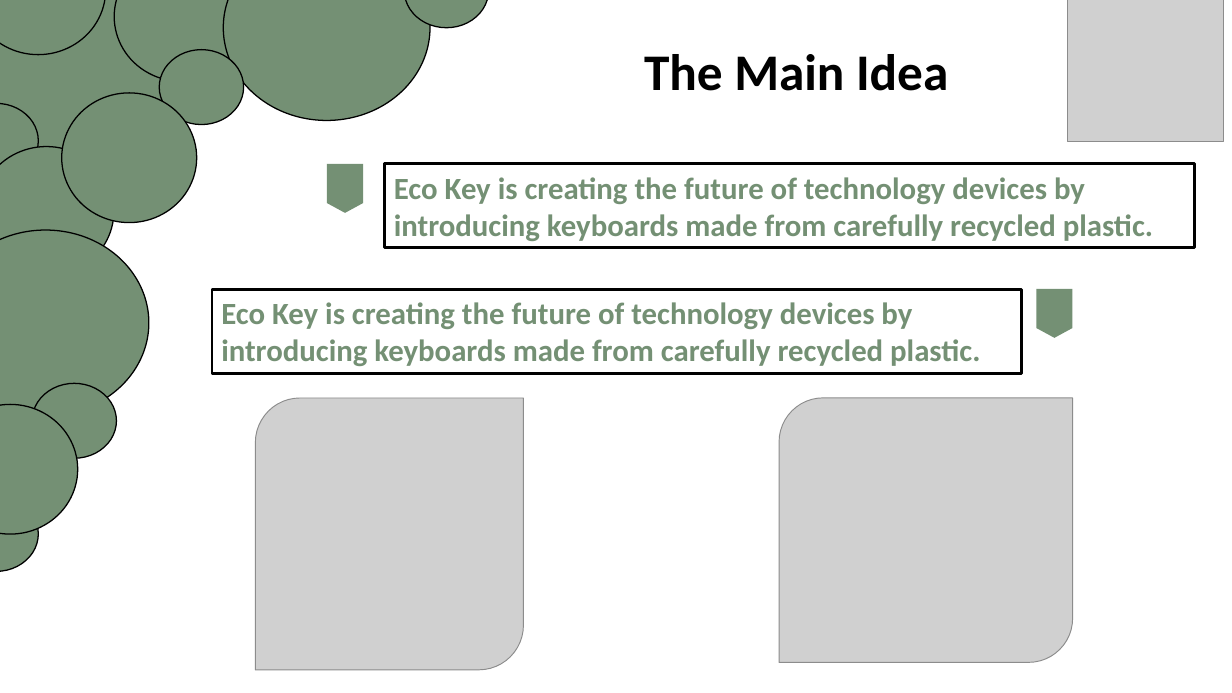
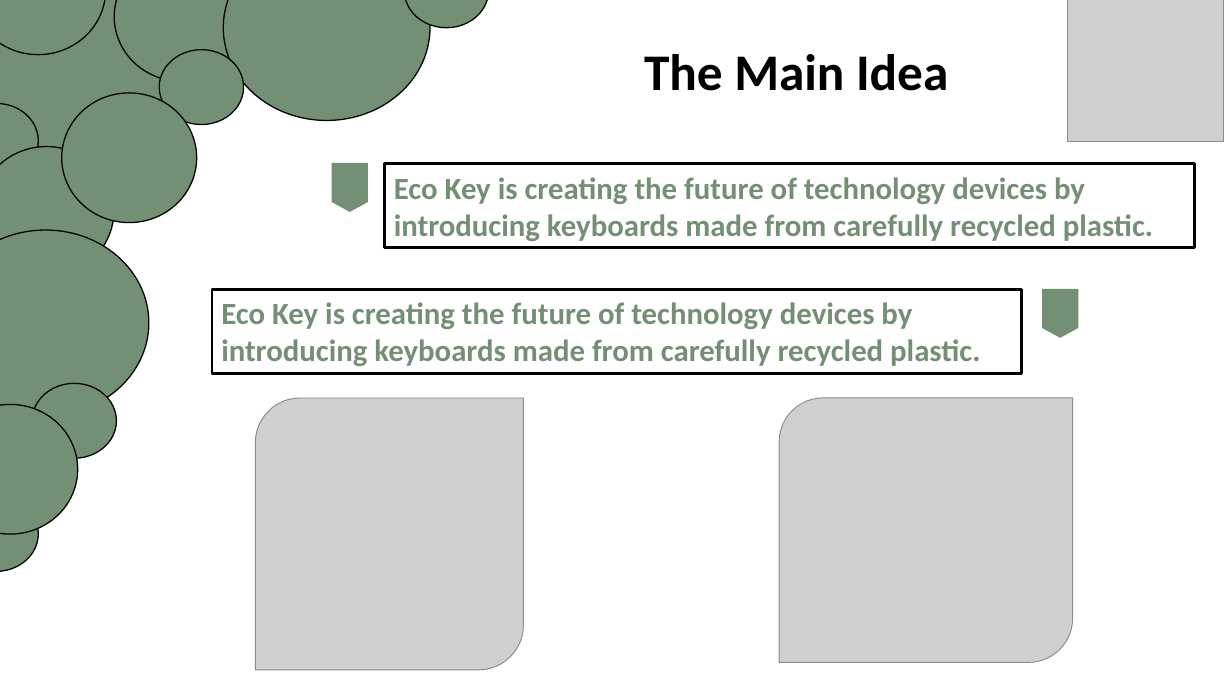
Before and after one commit to AAPopova22/EcoKey, a slide deck: slide 4 of EcoKey.pptx. Drawn at 1232x693 pixels with LibreOffice and Linux fonts; fonts in the diff are those of the drawing; grey boxes stand for pictures; background and template pictures are left out. Boxes give left, top, right and bottom in pixels: in the first picture for what was removed or moved away, otherwise in the second. Text is boxed around its words. In the diff, an @@ line names an element or a change of style, - is before the commit and + after.

```diff
--- a/EcoKey.pptx
+++ b/EcoKey.pptx
@@ flow chart offpage connector: place and size @@
-flow chart offpage connector at (327, 164, 363, 213)
+flow chart offpage connector at (332, 163, 368, 212)
@@ flow chart offpage connector: place and size @@
-flow chart offpage connector at (1037, 289, 1073, 338)
+flow chart offpage connector at (1043, 289, 1079, 338)
```
Also in this commit, not shown: 3 other slides changed.
